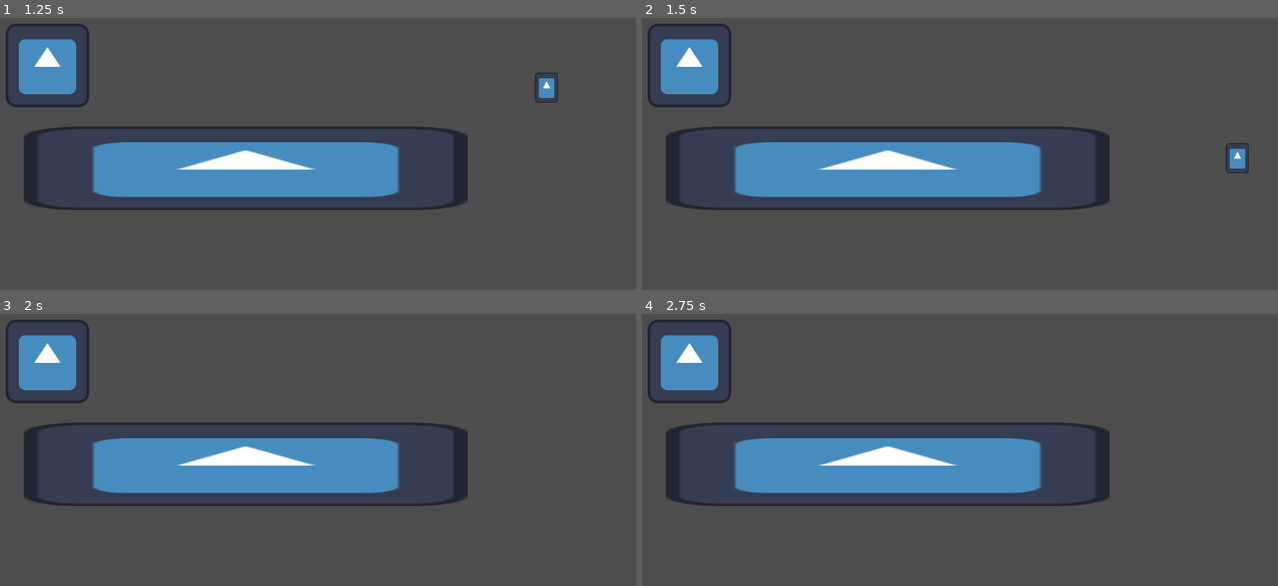
Above: before the commit, frames 1-4 (two rows, left to right).
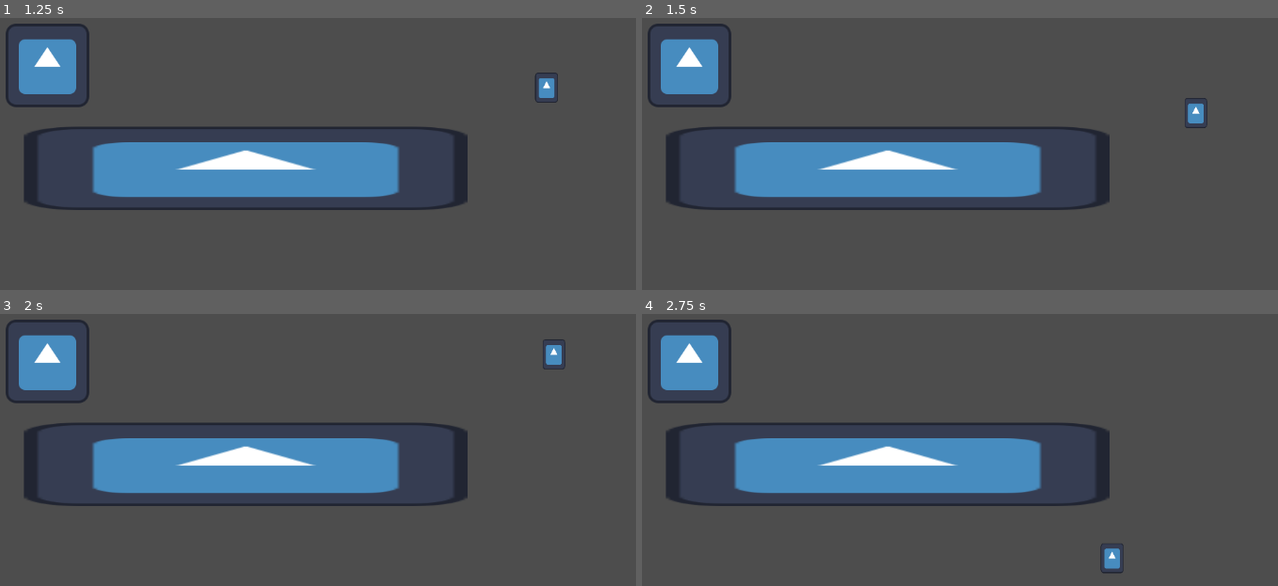
Above: after the commit, the same moments.

Repository: Pini02/Sound_check_demo
Game: Godot game, scene res://main_scene.tscn
Same seed, same stepped clock (60 frames per second), same inputs: the game is played once before the commit and once after it. The engine's default icon, where the game draws it, is replaced by a stand-in: a white triangle on a blue panel in a dark square.
Inputs:
- Up to frame 1 (1.25 s): tap Enter (ui_accept) at 0.5, 0.77 s; hold Right (ui_right) from 0.53 s (still down)
- Up to frame 2 (1.5 s): keep holding Right (ui_right)
- Up to frame 3 (2 s): keep holding Right (ui_right); tap Enter (ui_accept) at 1.52 s
- Up to frame 4 (2.75 s): release Right (ui_right) at 2.03 s; hold Left (ui_left) from 2.03 s (still down)

Frame 1 is identical in both runs. In frame 2, 0.5% of the frame differs, in the area x 85-96%, y 29-58%; in frame 3, 0.2%; in frame 4, 0.3%.

Commit message:
sblocco con chiave semplice

Diff:
--- a/Character.gd
+++ b/Character.gd
@@ -28,3 +28,7 @@
 	move_and_slide()
 func add_inventory(item):
 	inventory.append(item)
+
+func p_inventory():
+	for i in range(len(inventory)):
+		print(inventory[i])
--- a/main_scene.gd
+++ b/main_scene.gd
@@ -22,3 +22,4 @@
 	$Character.add_inventory("Key")
 	print("chiave")
 	$Key.queue_free()
+	$WALL.queue_free()
--- a/main_scene.tscn
+++ b/main_scene.tscn
@@ -11,6 +11,12 @@
 
 [sub_resource type="RectangleShape2D" id="RectangleShape2D_m10a3"]
 size = Vector2(435, 202)
+
+[sub_resource type="RectangleShape2D" id="RectangleShape2D_bvyyi"]
+size = Vector2(1884, 128)
+
+[sub_resource type="RectangleShape2D" id="RectangleShape2D_du5su"]
+size = Vector2(239.5, 1213)
 
 [node name="MainScene" type="Node2D"]
 script = ExtResource("1_bff6e")
@@ -42,4 +48,16 @@
 
 [node name="Key" parent="." groups=["Key"] instance=ExtResource("5_n44qp")]
 
+[node name="2ND Floor" type="StaticBody2D" parent="."]
+
+[node name="CollisionShape2D" type="CollisionShape2D" parent="2ND Floor"]
+position = Vector2(1983, 364)
+shape = SubResource("RectangleShape2D_bvyyi")
+
+[node name="WALL" type="StaticBody2D" parent="."]
+
+[node name="CollisionShape2D" type="CollisionShape2D" parent="WALL"]
+position = Vector2(1165, -305)
+shape = SubResource("RectangleShape2D_du5su")
+
 [connection signal="body_entered" from="Key" to="." method="_on_key_body_entered"]
Not shown: 1 places in main_scene.tscn that only renumber resources
